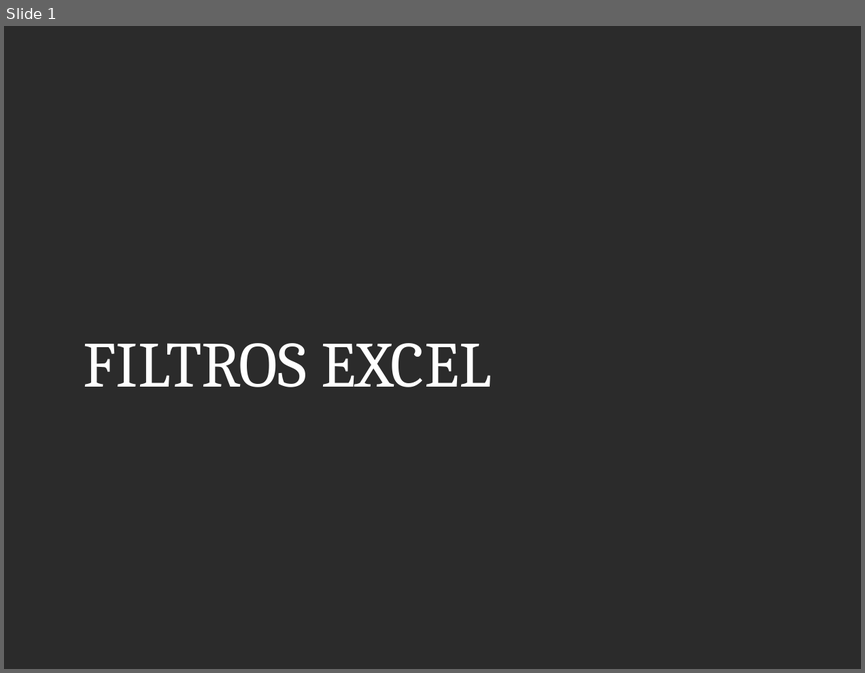
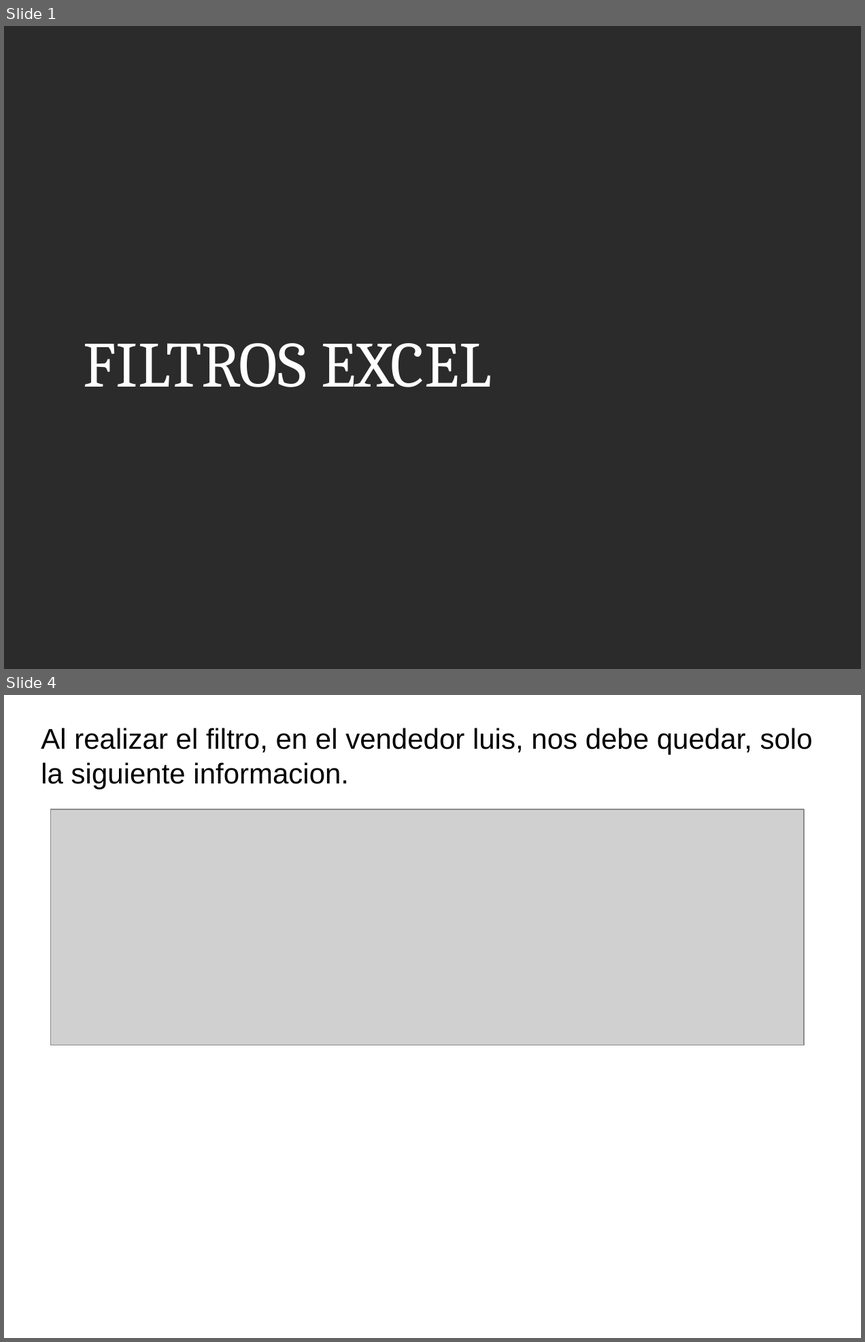
Before and after one commit to kleberloayzacastro/universidad, a slide deck: 2015-2016/clases/informatica_aplicada/clase_9/clase_9.pptx. Shown one above the other, each under a label of ours: slide 1 before the commit, slides 1 and 4 after it; the slides between them are not shown. The pictures are 865x673 and 865x1342 pixels, drawn with LibreOffice and Linux fonts; fonts in the diff are those of the drawing; grey boxes stand for pictures; background and template pictures are left out; a plain dark background stands for a picture behind light text. Boxes give left, top, right and bottom in pixels: in the first picture for what was removed or moved away, otherwise in the second. Text is boxed around its words. In the diff, an @@ line names an element or a change of style, - is before the commit and + after.

Commit message:
se actualizo la informacion

```diff
--- a/2015-2016/clases/informatica_aplicada/clase_9/clase_9.pptx
+++ b/2015-2016/clases/informatica_aplicada/clase_9/clase_9.pptx
@@ slide 4 added at (4,695,861,1338), background picture (left out) @@
@@ text added at (41,728,813,789), 24 pt, text #000000 @@
+Al realizar el filtro, en el vendedor luis, nos debe quedar, solo la siguiente informacion.
@@ picture added at (50,809,804,1045) @@
```
Also in this commit, not shown: 11 other slides added, 50 other files.
